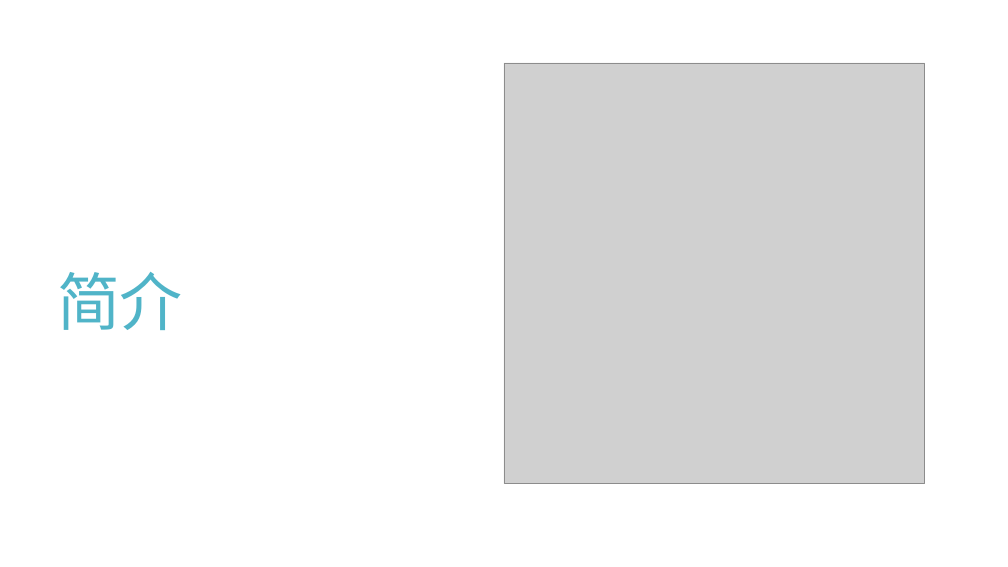
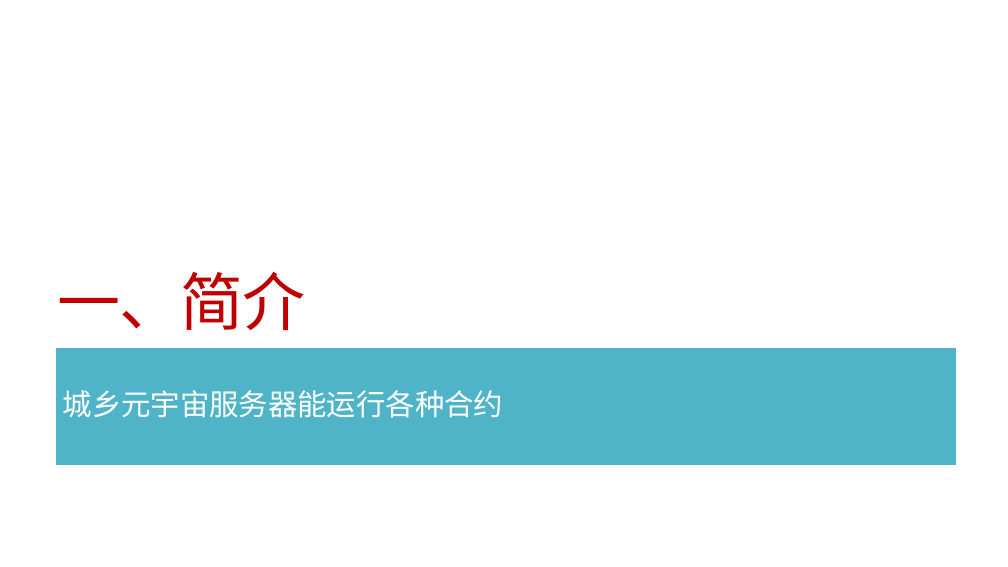
Before and after one commit to calcyu/chainway, a slide deck: slide 2 of Docs/城乡元宇宙服务器.pptx. Drawn at 1008x567 pixels with LibreOffice and Linux fonts; fonts in the diff are those of the drawing; grey boxes stand for pictures. Boxes give left, top, right and bottom in pixels: in the first picture for what was removed or moved away, otherwise in the second. Text is boxed around its words. In the diff, an @@ line names an element or a change of style, - is before the commit and + after.

```diff
--- a/Docs/城乡元宇宙服务器.pptx
+++ b/Docs/城乡元宇宙服务器.pptx
@@ picture removed at <box>504,63,926,484</box> @@
@@ title at <box>57,272,305,331</box>: text changed; text colour #50B4C8 to #C00000 @@
-简介
+一、简介
@@ text added at <box>55,348,957,466</box>, fill #50B4C8, outline #FFFFFF 1.5 pt, 28 pt, text #FFFFFF @@
+城乡元宇宙服务器能运行各种合约
```
Also in this commit, not shown: 21 other slides changed, 15 slides added, 13 slides removed, 20 other files.
